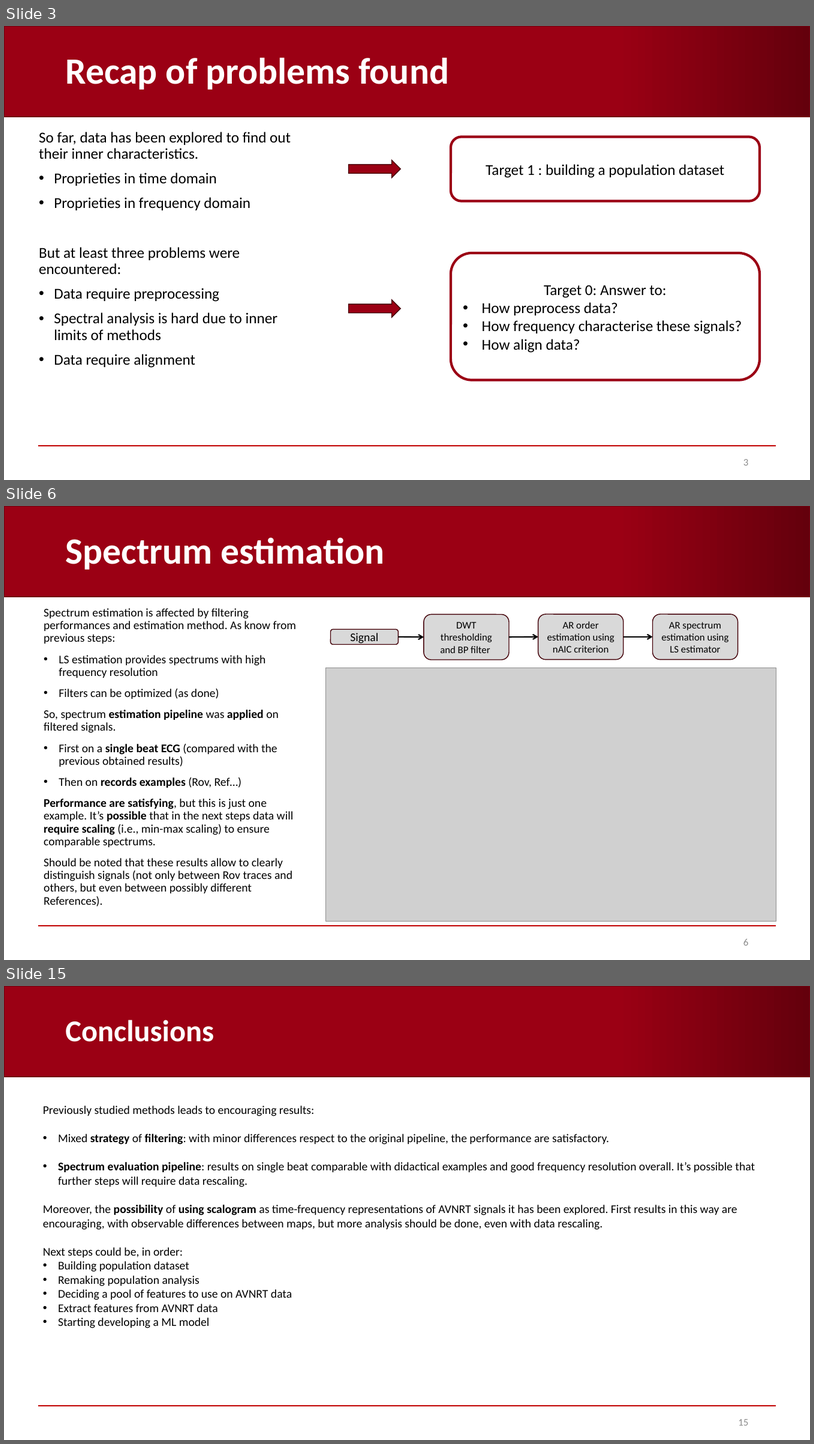
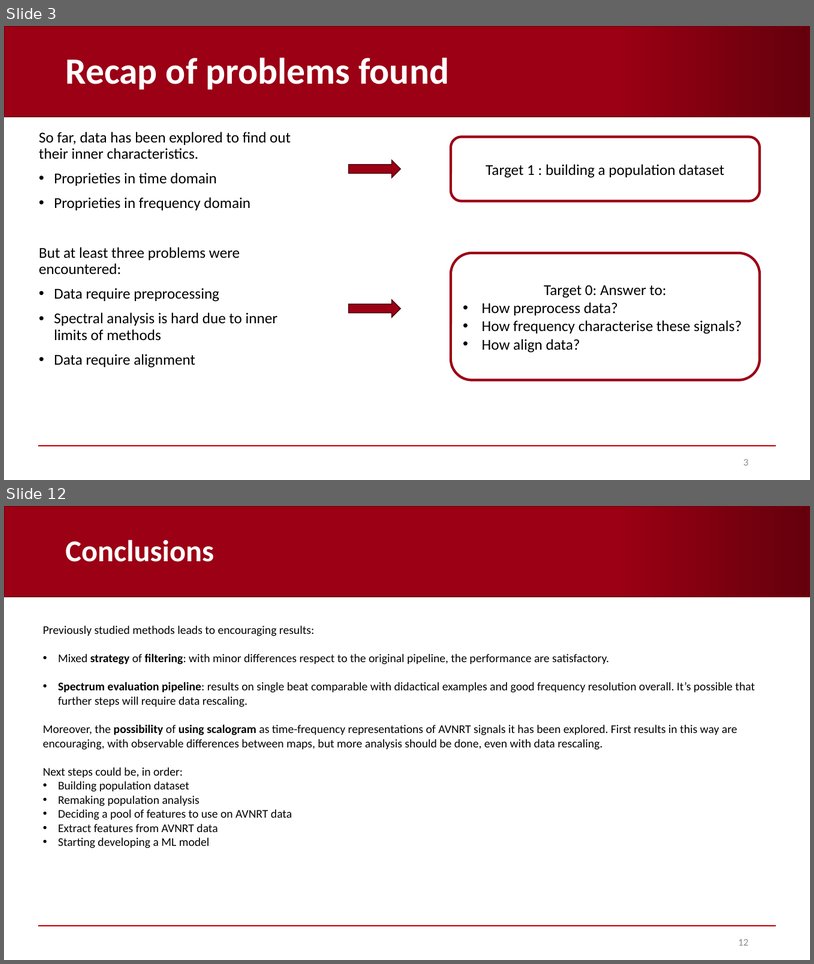
Before and after one commit to AndreaCorrado00/Tesi_magistrale_Corrado_Andrea, a slide deck: Documentation/4. Recap filters-spectrum-alignment .pptx. Shown one above the other, each under a label of ours: slides 3, 6 and 15 before the commit, slides 3 and 12 after it; the slides between them are not shown. The pictures are 814x1444 and 814x964 pixels, drawn with LibreOffice and Linux fonts; fonts in the diff are those of the drawing; grey boxes stand for pictures; background and template pictures are left out. Boxes give left, top, right and bottom in pixels: in the first picture for what was removed or moved away, otherwise in the second. Text is boxed around its words. In the diff, an @@ line names an element or a change of style, - is before the commit and + after.

```diff
--- a/Documentation/4. Recap filters-spectrum-alignment .pptx
+++ b/Documentation/4. Recap filters-spectrum-alignment .pptx
@@ slide 6 removed at box(4, 506, 810, 960), background #FFFFFF; not listed: 2 template elements that a slide beside it also shows @@
@@ title removed at box(65, 537, 384, 570) @@
-Spectrum estimation
@@ text removed at box(44, 608, 297, 906) @@
-Spectrum estimation is affected by filtering performances and estimation method. As know from previous steps:
-• LS estimation provides spectrums with high frequency resolution
-• Filters can be optimized (as done)
-So, spectrum estimation pipeline was applied on filtered signals.
-• First on a single beat ECG (compared with the previous obtained results)
-• Then on records examples (Rov, Ref…)
-Performance are satisfying, but this is just one example. It’s possible that in the next steps data will require scaling (i.e., min-max scaling) to ensure comparable spectrums.
-Should be noted that these results allow to clearly distinguish signals (not only between Rov traces and others, but even between possibly different References).
@@ group removed at box(330, 614, 738, 660): 4 rounded rectangles, 3 arrows @@
-Signal
-DWT thresholding and BP filter
-AR order estimation using nAIC criterion
-AR spectrum estimation using LS estimator
@@ picture removed at box(326, 668, 777, 921) @@
@@ picture removed at box(569, 675, 777, 749) @@
@@ text removed at box(396, 900, 485, 939) @@
-AVNRT record
@@ text removed at box(615, 900, 763, 939) @@
-Didactical HF example
@@ page number removed at box(744, 939, 749, 945) @@
-6
@@ what was slide 15 is now slide 12 @@
@@ page number at box(738, 939, 749, 945): text changed @@
-15
+12
```
Also in this commit, not shown: 3 slides changed, 5 slides added, 7 other slides removed, 7 other files.
